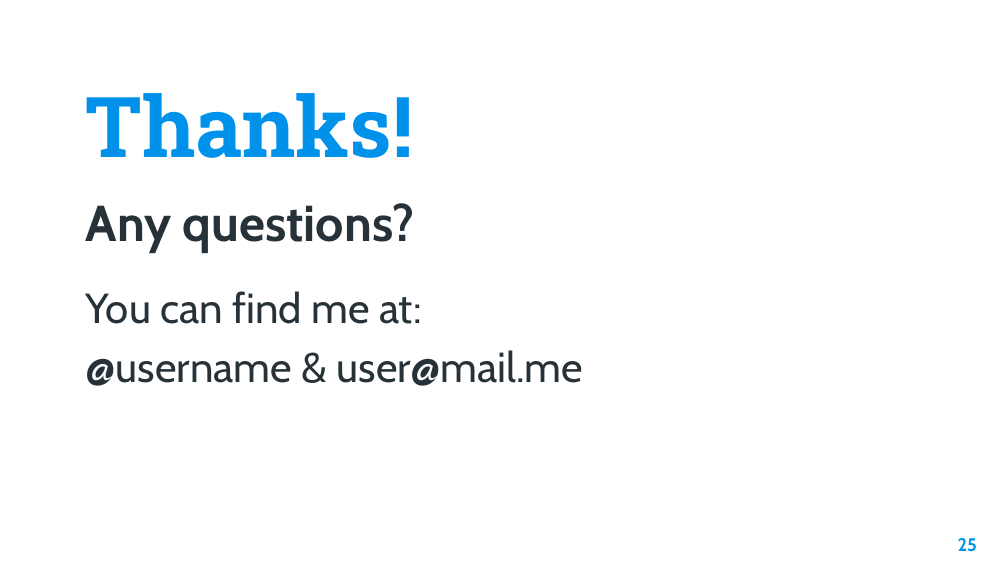
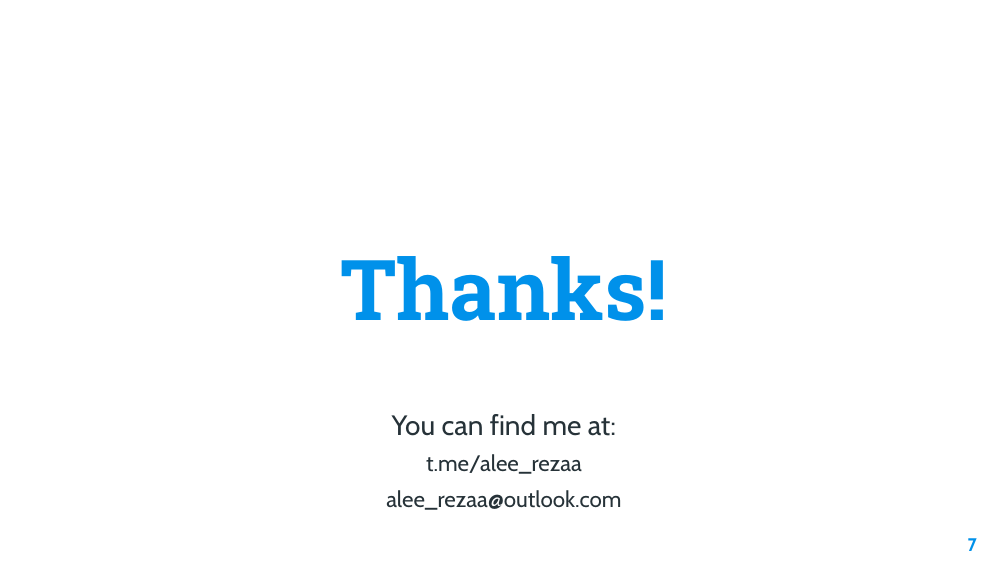
Before and after one commit to AleeRezaa/learn-python, a slide deck: slide 7 of Python.pptx (slide 25 before the commit). Drawn at 1008x567 pixels with LibreOffice and Linux fonts; fonts in the diff are those of the drawing; background and template pictures are left out. Boxes give left, top, right and bottom in pixels: in the first picture for what was removed or moved away, otherwise in the second. Text is boxed around its words. In the diff, an @@ line names an element or a change of style, - is before the commit and + after.

Commit message:
powerpoint updated

```diff
--- a/Python.pptx
+++ b/Python.pptx
@@ subtitle removed at (x1=86, y1=203, x2=415, y2=252) @@
-Any questions?
@@ title "Thanks!" moved from (x1=86, y1=93, x2=413, y2=158) to (x1=340, y1=256, x2=667, y2=321) @@
@@ title "Thanks!" at (x1=340, y1=256, x2=667, y2=321): alignment left to centre @@
@@ text "You can find me at:" moved from (x1=86, y1=291, x2=583, y2=386) to (x1=386, y1=414, x2=621, y2=510) @@
@@ text "You can find me at:" at (x1=386, y1=414, x2=621, y2=510): vertical alignment top to middle @@
@@ text at (x1=392, y1=414, x2=616, y2=436): size 30 to 20 pt in "You can find me at:"; alignment left to centre @@
@@ text at (x1=386, y1=454, x2=621, y2=510): text changed; size 30 to 16 pt @@
-@username & user@mail.me
+t.me/alee_rezaa
+alee_rezaa@outlook.com
@@ page number at (x1=968, y1=538, x2=977, y2=551): text changed @@
-25
+7
```
Also in this commit, not shown: 1 other slide changed, 5 slides added, 37 slides removed.
